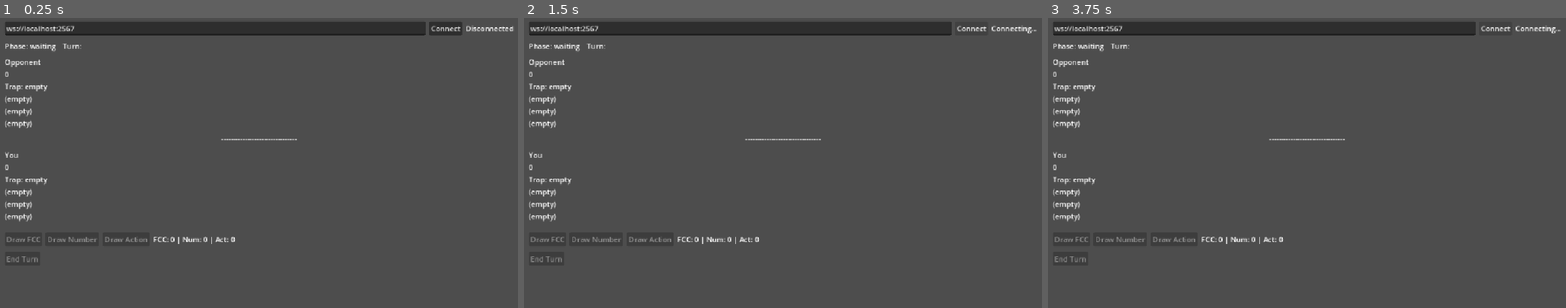
Above: before the commit, frames 1-3 (left to right).
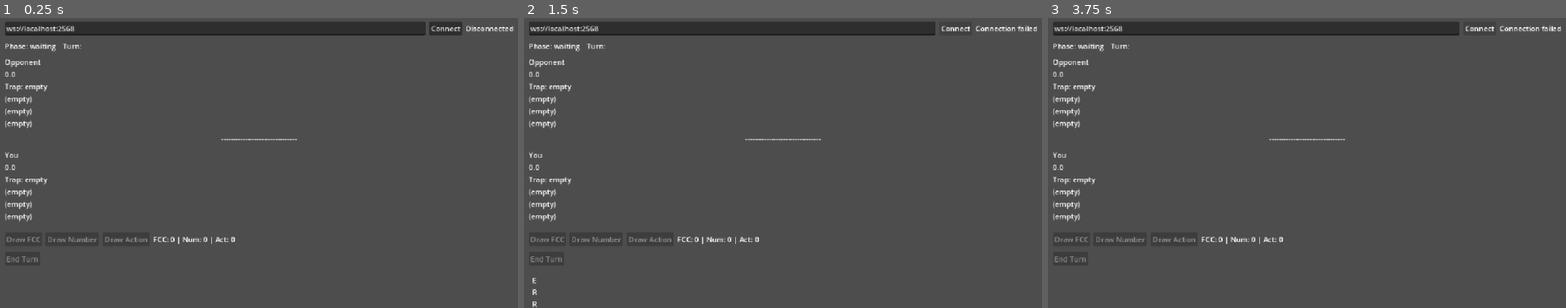
Above: after the commit, the same moments.

Repository: noodledon/NerdCard
Game: Godot game, scene res://game.tscn
Same seed, same stepped clock (60 frames per second), same inputs: the game is played once before the commit and once after it.
Inputs:
- Up to frame 1 (0.25 s): no input
- Up to frame 2 (1.5 s): click "Connect" at 0.5 s
- Up to frame 3 (3.75 s): no input

The runs differ from the first frame. In frame 1, less than 0.1% of the frame differs, in the area x 1-15%, y 2-53%; in frame 2, 0.3%, in the area x 1-99%, y 1-100%; in frame 3, 0.3%.

Commit message:
fix: Godot client connection + game-ending mechanics
Client:
- Poll WebSocketPeer during STATE_CONNECTING so the handshake completes
  (root cause of the stuck 'Connecting...' state)
- Default the server URL to the JSON bridge (ws://localhost:2568)
- Guard duplicate connect_to() and dial from a fresh peer per attempt
- Surface pre-open handshake failures via connection_failed -> error modal
- Fix HP display to one decimal (hp10 / 10.0)

Server (F1 audit blockers):
- Advance stalling counters on normal end_turn; reset consecutive streak
  on successful eval/force_eval through PhaseController (fixes mirror
  clobbering evalEngine's direct schema write)
- Initialize/decrement variable isolation timers each end_turn so the
  isolation win condition can actually fire

Diff:
--- a/client/game.gd
+++ b/client/game.gd
@@ -64,6 +64,8 @@
 
 
 func _on_connection_error(code: String, message: String) -> void:
+	if code == "ERR_CONNECT_FAILED" or code == "ERR_CONNECT":
+		status_label.text = "Connection failed"
 	error_label.text = "%s\n%s" % [code, message]
 	error_modal.visible = true
 	error_dismiss_timer.start()
--- a/client/game.tscn
+++ b/client/game.tscn
@@ -6,9 +6,9 @@
 [node name="Game" type="Node2D" unique_id=1929820718]
 script = ExtResource("1_80nbo")
 
-[node name="CanvasLayer" type="CanvasLayer" parent="."]
+[node name="CanvasLayer" type="CanvasLayer" parent="." unique_id=1063755624]
 
-[node name="MarginContainer" type="MarginContainer" parent="CanvasLayer"]
+[node name="MarginContainer" type="MarginContainer" parent="CanvasLayer" unique_id=1759712129]
 anchors_preset = 15
 anchor_right = 1.0
 anchor_bottom = 1.0
@@ -19,102 +19,101 @@
 theme_override_constants/margin_right = 16
 theme_override_constants/margin_bottom = 16
 
-[node name="VBoxContainer" type="VBoxContainer" parent="CanvasLayer/MarginContainer"]
+[node name="VBoxContainer" type="VBoxContainer" parent="CanvasLayer/MarginContainer" unique_id=195630039]
 layout_mode = 2
 theme_override_constants/separation = 12
 
-[node name="ConnectRow" type="HBoxContainer" parent="CanvasLayer/MarginContainer/VBoxContainer"]
+[node name="ConnectRow" type="HBoxContainer" parent="CanvasLayer/MarginContainer/VBoxContainer" unique_id=251060287]
 layout_mode = 2
 theme_override_constants/separation = 8
 
-[node name="IpLineEdit" type="LineEdit" parent="CanvasLayer/MarginContainer/VBoxContainer/ConnectRow"]
+[node name="IpLineEdit" type="LineEdit" parent="CanvasLayer/MarginContainer/VBoxContainer/ConnectRow" unique_id=1333571331]
 layout_mode = 2
 size_flags_horizontal = 3
-text = "ws://localhost:2567"
-placeholder_text = "ws://localhost:2567"
+text = "ws://localhost:2568"
+placeholder_text = "ws://localhost:2568"
 
-[node name="ConnectButton" type="Button" parent="CanvasLayer/MarginContainer/VBoxContainer/ConnectRow"]
+[node name="ConnectButton" type="Button" parent="CanvasLayer/MarginContainer/VBoxContainer/ConnectRow" unique_id=344984223]
 layout_mode = 2
 text = "Connect"
 
-[node name="StatusLabel" type="Label" parent="CanvasLayer/MarginContainer/VBoxContainer/ConnectRow"]
+[node name="StatusLabel" type="Label" parent="CanvasLayer/MarginContainer/VBoxContainer/ConnectRow" unique_id=939088187]
 layout_mode = 2
 text = "Disconnected"
 
-[node name="PhaseTurnRow" type="HBoxContainer" parent="CanvasLayer/MarginContainer/VBoxContainer"]
+[node name="PhaseTurnRow" type="HBoxContainer" parent="CanvasLayer/MarginContainer/VBoxContainer" unique_id=878866255]
 layout_mode = 2
 theme_override_constants/separation = 16
 
-[node name="TurnPhaseLabel" type="Label" parent="CanvasLayer/MarginContainer/VBoxContainer/PhaseTurnRow"]
+[node name="TurnPhaseLabel" type="Label" parent="CanvasLayer/MarginContainer/VBoxContainer/PhaseTurnRow" unique_id=1083962475]
 layout_mode = 2
 text = "Phase: waiting"
 
-[node name="TurnOwnerLabel" type="Label" parent="CanvasLayer/MarginContainer/VBoxContainer/PhaseTurnRow"]
+[node name="TurnOwnerLabel" type="Label" parent="CanvasLayer/MarginContainer/VBoxContainer/PhaseTurnRow" unique_id=1425659415]
 layout_mode = 2
 text = "Turn: -"
 
-[node name="OpponentPanel" parent="CanvasLayer/MarginContainer/VBoxContainer" instance=ExtResource("2_panel")]
+[node name="OpponentPanel" parent="CanvasLayer/MarginContainer/VBoxContainer" unique_id=1493649147 instance=ExtResource("2_panel")]
 layout_mode = 2
 
-[node name="BoardArea" type="Label" parent="CanvasLayer/MarginContainer/VBoxContainer"]
+[node name="BoardArea" type="Label" parent="CanvasLayer/MarginContainer/VBoxContainer" unique_id=1098709257]
 layout_mode = 2
 text = "--------------------------------"
 horizontal_alignment = 1
 
-[node name="LocalPanel" parent="CanvasLayer/MarginContainer/VBoxContainer" instance=ExtResource("2_panel")]
+[node name="LocalPanel" parent="CanvasLayer/MarginContainer/VBoxContainer" unique_id=769287539 instance=ExtResource("2_panel")]
 layout_mode = 2
 
-[node name="HandVBox" type="HBoxContainer" parent="CanvasLayer/MarginContainer/VBoxContainer"]
+[node name="HandVBox" type="HBoxContainer" parent="CanvasLayer/MarginContainer/VBoxContainer" unique_id=1970772408]
 layout_mode = 2
 theme_override_constants/separation = 8
 
-[node name="DeckButtons" type="HBoxContainer" parent="CanvasLayer/MarginContainer/VBoxContainer"]
+[node name="DeckButtons" type="HBoxContainer" parent="CanvasLayer/MarginContainer/VBoxContainer" unique_id=118150293]
 layout_mode = 2
 theme_override_constants/separation = 8
 
-[node name="DrawFCCButton" type="Button" parent="CanvasLayer/MarginContainer/VBoxContainer/DeckButtons"]
+[node name="DrawFCCButton" type="Button" parent="CanvasLayer/MarginContainer/VBoxContainer/DeckButtons" unique_id=606340593]
 layout_mode = 2
 text = "Draw FCC"
 
-[node name="DrawNumberButton" type="Button" parent="CanvasLayer/MarginContainer/VBoxContainer/DeckButtons"]
+[node name="DrawNumberButton" type="Button" parent="CanvasLayer/MarginContainer/VBoxContainer/DeckButtons" unique_id=1354231272]
 layout_mode = 2
 text = "Draw Number"
 
-[node name="DrawActionButton" type="Button" parent="CanvasLayer/MarginContainer/VBoxContainer/DeckButtons"]
+[node name="DrawActionButton" type="Button" parent="CanvasLayer/MarginContainer/VBoxContainer/DeckButtons" unique_id=1337175432]
 layout_mode = 2
 text = "Draw Action"
 
-[node name="DeckCountLabel" type="Label" parent="CanvasLayer/MarginContainer/VBoxContainer/DeckButtons"]
+[node name="DeckCountLabel" type="Label" parent="CanvasLayer/MarginContainer/VBoxContainer/DeckButtons" unique_id=1594517150]
 layout_mode = 2
 text = "FCC: 0 | Num: 0 | Act: 0"
 
-[node name="ActionButtons" type="HBoxContainer" parent="CanvasLayer/MarginContainer/VBoxContainer"]
+[node name="ActionButtons" type="HBoxContainer" parent="CanvasLayer/MarginContainer/VBoxContainer" unique_id=403723993]
 layout_mode = 2
 theme_override_constants/separation = 8
 
-[node name="EndTurnButton" type="Button" parent="CanvasLayer/MarginContainer/VBoxContainer/ActionButtons"]
+[node name="EndTurnButton" type="Button" parent="CanvasLayer/MarginContainer/VBoxContainer/ActionButtons" unique_id=1477724837]
 layout_mode = 2
 text = "End Turn"
 
-[node name="EvaluateButton" type="Button" parent="CanvasLayer/MarginContainer/VBoxContainer/ActionButtons"]
+[node name="EvaluateButton" type="Button" parent="CanvasLayer/MarginContainer/VBoxContainer/ActionButtons" unique_id=222703779]
+visible = false
 layout_mode = 2
 text = "Evaluate"
-visible = false
 
-[node name="ErrorModal" type="Panel" parent="CanvasLayer/MarginContainer/VBoxContainer"]
+[node name="ErrorModal" type="Panel" parent="CanvasLayer/MarginContainer/VBoxContainer" unique_id=92437747]
 visible = false
 layout_mode = 2
 
-[node name="ErrorLabel" type="Label" parent="CanvasLayer/MarginContainer/VBoxContainer/ErrorModal"]
+[node name="ErrorLabel" type="Label" parent="CanvasLayer/MarginContainer/VBoxContainer/ErrorModal" unique_id=615848744]
 layout_mode = 0
 offset_left = 8.0
 offset_top = 8.0
 offset_right = -8.0
 offset_bottom = -8.0
-text = ""
 autowrap_mode = 3
 
-[node name="ErrorDismissTimer" type="Timer" parent="CanvasLayer/MarginContainer/VBoxContainer/ErrorModal"]
+[node name="ErrorDismissTimer" type="Timer" parent="CanvasLayer/MarginContainer/VBoxContainer/ErrorModal" unique_id=1709634585]
 wait_time = 3.0
 one_shot = true
 
--- a/client/scripts/ConnectionManager.gd
+++ b/client/scripts/ConnectionManager.gd
@@ -47,6 +47,7 @@
 	ws.connect("connected", Callable(self, "_on_ws_connected"))
 	ws.connect("disconnected", Callable(self, "_on_ws_disconnected"))
 	ws.connect("state_received", Callable(self, "_on_ws_message"))
+	ws.connect("connection_failed", Callable(self, "_on_ws_connection_failed"))
 
 
 func connect_to_server(url: String, name_hint: String = "") -> void:
@@ -68,6 +69,11 @@
 func _on_ws_disconnected() -> void:
 	_joined = false
 	GameModel.reset()
+
+
+func _on_ws_connection_failed(reason: String) -> void:
+	_joined = false
+	emit_signal("error", "ERR_CONNECT_FAILED", "Could not connect to %s: %s" % [endpoint, reason])
 
 
 func _on_ws_message(data: Dictionary) -> void:
--- a/client/scripts/PlayerPanel.gd
+++ b/client/scripts/PlayerPanel.gd
@@ -30,7 +30,7 @@
 	name_label.text = String(player.get("displayName", display_name_fallback))
 
 	var hp10: int = int(player.get("hp10", 0))
-	hp_label.text = str(int(hp10 / 10))
+	hp_label.text = "%.1f" % (hp10 / 10.0)
 
 	var trap_card_id: String = String(player.get("trapCardId", ""))
 	trap_slot_indicator.text = "Trap: set" if trap_card_id != "" else "Trap: empty"
@@ -56,7 +56,7 @@
 
 func _render_empty(display_name_fallback: String = "") -> void:
 	name_label.text = display_name_fallback
-	hp_label.text = "0"
+	hp_label.text = "0.0"
 	trap_slot_indicator.text = "Trap: empty"
 	for index in range(FUNCTION_SLOT_COUNT):
 		var slot: HBoxContainer = function_board_panel.get_child(index)
--- a/client/scripts/raw-ws-client.gd
+++ b/client/scripts/raw-ws-client.gd
@@ -14,36 +14,57 @@
 signal state_received(data: Dictionary)
 signal connected()
 signal disconnected()
+signal connection_failed(reason: String)
 
 @export var endpoint: String = "ws://127.0.0.1:2567"
 
 var peer: WebSocketPeer = WebSocketPeer.new()
 var _connected: bool = false
-var _pending_messages: PackedByteArray = PackedByteArray()
+var _dial_attempted: bool = false
 
 
 func connect_to(url: String) -> int:
+	var state := peer.get_ready_state()
+	if state == WebSocketPeer.STATE_CONNECTING or state == WebSocketPeer.STATE_OPEN:
+		print("[RawWsClient] Already connecting/connected — ignoring duplicate connect_to()")
+		return OK
+	# A used WebSocketPeer cannot reconnect; always dial from a fresh instance.
+	peer = WebSocketPeer.new()
+	_connected = false
+	_dial_attempted = true
 	var err := peer.connect_to_url(url)
 	if err != OK:
+		_dial_attempted = false
 		print("[RawWsClient] Failed to connect to ", url, ": error ", err)
+		emit_signal("connection_failed", "connect_to_url error %d" % err)
 		return err
 	print("[RawWsClient] Connecting to ", url, "...")
 	return OK
 
 
 func _process(_delta: float) -> void:
-	if peer.get_ready_state() == WebSocketPeer.STATE_OPEN:
+	var state := peer.get_ready_state()
+	# poll() must be called during STATE_CONNECTING too — without it the
+	# WebSocket handshake never completes and the peer stalls forever.
+	if state == WebSocketPeer.STATE_CONNECTING or state == WebSocketPeer.STATE_OPEN:
 		peer.poll()
+	if state == WebSocketPeer.STATE_OPEN:
 		if not _connected:
 			_connected = true
 			print("[RawWsClient] Connected!")
 			emit_signal("connected")
 		_on_packet()
-	elif peer.get_ready_state() == WebSocketPeer.STATE_CLOSED:
+	elif state == WebSocketPeer.STATE_CLOSED:
 		if _connected:
 			print("[RawWsClient] Disconnected (code: ", peer.get_close_code(), ")")
 			emit_signal("disconnected")
 			_connected = false
+		elif _dial_attempted:
+			# Handshake never completed (server down / wrong port / refused).
+			# Godot surfaces this silently as STATE_CLOSED — make it visible.
+			_dial_attempted = false
+			print("[RawWsClient] Connection failed before opening (code: ", peer.get_close_code(), ")")
+			emit_signal("connection_failed", "server unreachable or rejected the handshake")
 
 
 func _on_packet() -> void:
@@ -52,7 +73,9 @@
 		var text: String = packet.get_string_from_utf8()
 		var parsed: Variant = JSON.parse_string(text)
 		if parsed is Dictionary:
-			print("[RawWsClient] Received: ", JSON.stringify(parsed, "  "))
+			# state_snapshot arrives ~10x/sec; logging it would flood the debugger.
+			if String(parsed.get("type", "")) != "state_snapshot":
+				print("[RawWsClient] Received: ", JSON.stringify(parsed, "  "))
 			emit_signal("state_received", parsed)
 		else:
 			print("[RawWsClient] Non-dict packet received: ", text)
Not shown: 1 places in client/game.tscn that only renumber resources
Not shown, changed: report.md
Not shown, changed: server/src/rooms/NerdiClashGame.ts
